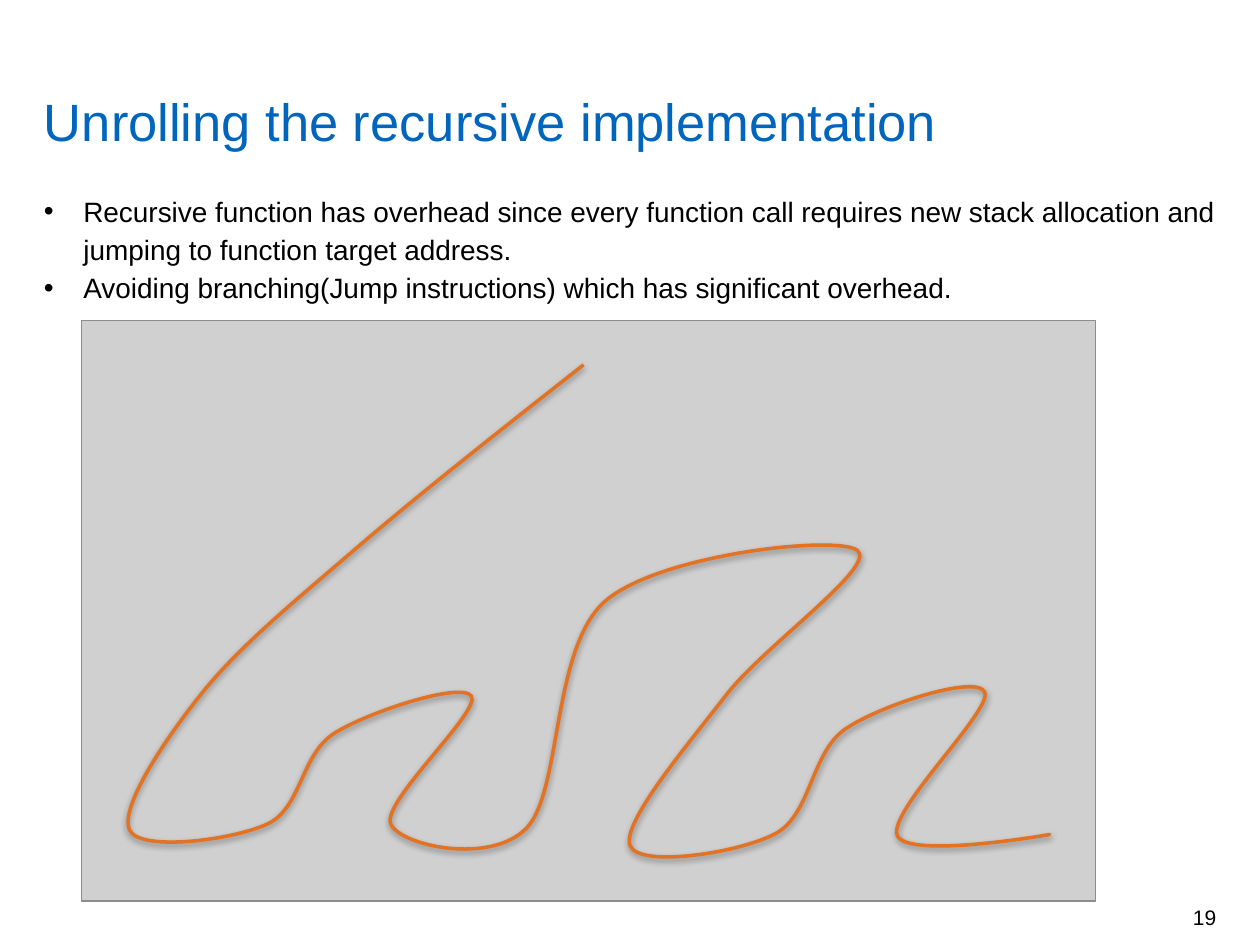
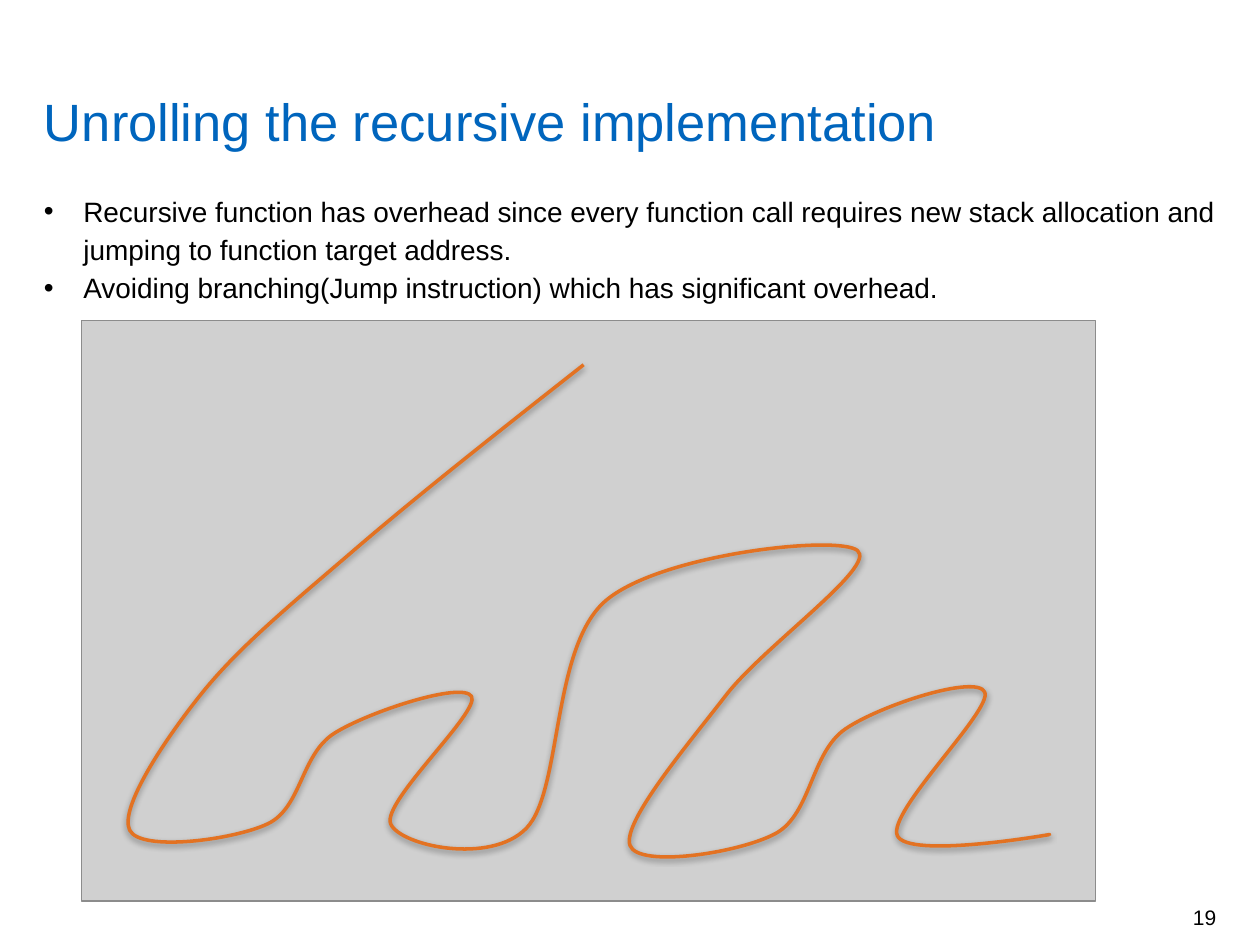
Before and after one commit to yadhu1961/thesis_5GPolorCodes, a slide deck: slide 19 of final_presentation/finalPpt.pptx. Drawn at 1260x945 pixels with LibreOffice and Linux fonts; fonts in the diff are those of the drawing; grey boxes stand for pictures; background and template pictures are left out. Boxes give left, top, right and bottom in pixels: in the first picture for what was removed or moved away, otherwise in the second. Text is boxed around its words. In the diff, an @@ line names an element or a change of style, - is before the commit and + after.

```diff
--- a/final_presentation/finalPpt.pptx
+++ b/final_presentation/finalPpt.pptx
@@ text at (83, 277, 937, 303): text changed @@
-• Avoiding branching(Jump instructions) which has significant overhead.
+• Avoiding branching(Jump instruction) which has significant overhead.
```
Also in this commit, not shown: 17 other slides changed, 1 slide added, 3 other files.
